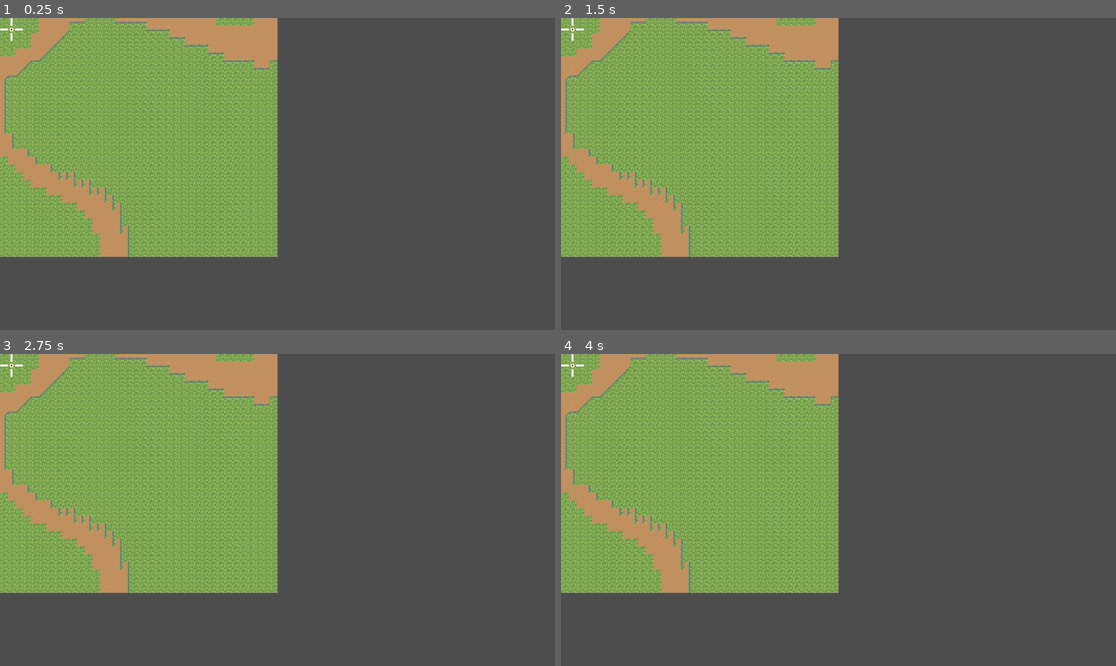
Above: before the commit, frames 1-4 (two rows, left to right).
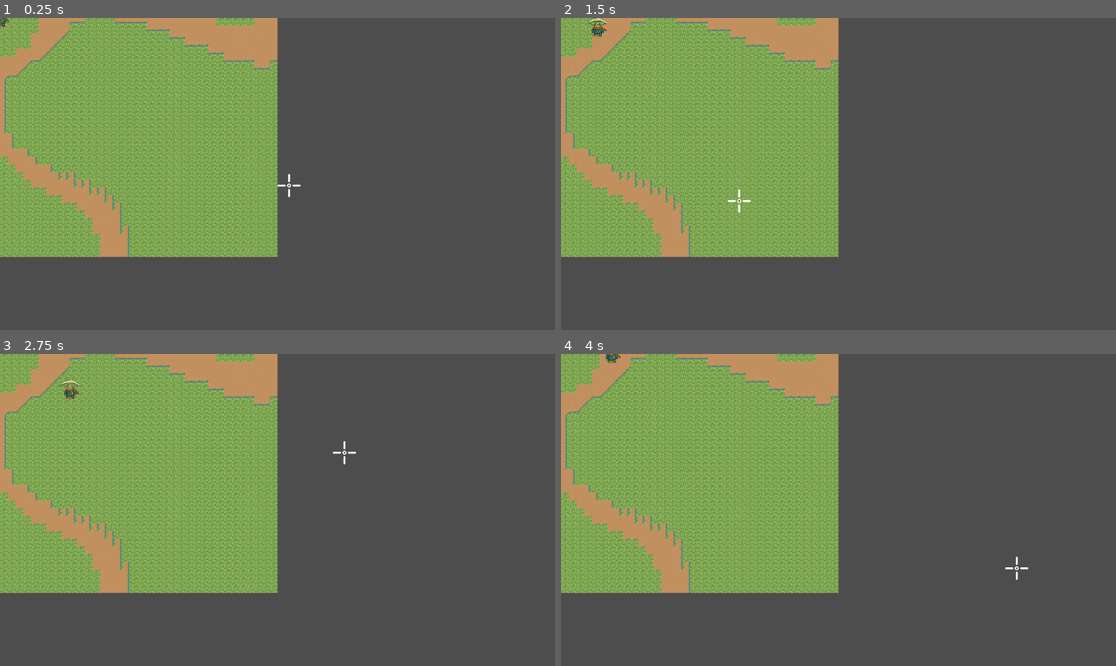
Above: after the commit, the same moments.

Repository: zoe-nks/Summer-2025-Project
Game: Godot game, scene res://scenes/main.tscn
Same seed, same stepped clock (60 frames per second), same inputs: the game is played once before the commit and once after it.
Inputs (mouse positions are in pixels of both pictures, inside the frame that each line leads up to):
- Up to frame 1 (0.25 s): no input
- Up to frame 2 (1.5 s): tap Enter at 0.5 s; move the mouse to (960, 158) at 0.52 s; hold Right (move_right) 0.53-1.28 s; move the mouse to (727, 189) at 1.27 s; hold Down (move_down) from 1.28 s (still down)
- Up to frame 3 (2.75 s): move the mouse to (333, 441) at 2.02 s; release Down (move_down) at 2.03 s; hold Right (move_right) from 2.03 s (still down)
- Up to frame 4 (4 s): move the mouse to (810, 572) at 2.77 s; release Right (move_right) at 2.78 s; hold Up (move_up) 2.78-3.53 s; move the mouse to (1005, 556) at 3.52 s; hold Left (move_left) from 3.53 s (still down)

The runs differ from the first frame. In frame 1, 0.1% of the frame differs, in the area x 0-55%, y 0-58%; in frame 2, 0.2%; in frame 3, 0.2%, in the area x 0-65%, y 0-36%; in frame 4, 0.2%.

Commit message:
Update player.tscn

Diff:
--- a/scenes/player.tscn
+++ b/scenes/player.tscn
@@ -1,70 +1,70 @@
-[gd_scene load_steps=19 format=3 uid="uid://cb2ccwfb5snha"]
+[gd_scene load_steps=19 format=3 uid="uid://bjr7n5tqshmer"]
 
 [ext_resource type="Script" uid="uid://dyp4afq33lf7h" path="res://scripts/player.gd" id="1_g2els"]
 [ext_resource type="Texture2D" uid="uid://duq13v31a0cqf" path="res://assets/idlespritesheet.PNG" id="2_g2els"]
 
-[sub_resource type="CapsuleShape2D" id="CapsuleShape2D_g2els"]
-height = 42.0
+[sub_resource type="AtlasTexture" id="AtlasTexture_g2els"]
+atlas = ExtResource("2_g2els")
+region = Rect2(7, 6, 41, 44)
 
 [sub_resource type="AtlasTexture" id="AtlasTexture_qhqgy"]
 atlas = ExtResource("2_g2els")
-region = Rect2(7, 6, 41, 44)
+region = Rect2(57, 6, 41, 44)
 
 [sub_resource type="AtlasTexture" id="AtlasTexture_dqkch"]
 atlas = ExtResource("2_g2els")
-region = Rect2(57, 6, 41, 44)
+region = Rect2(107, 6, 41, 44)
 
 [sub_resource type="AtlasTexture" id="AtlasTexture_qlg0r"]
 atlas = ExtResource("2_g2els")
-region = Rect2(107, 6, 41, 44)
+region = Rect2(157, 6, 41, 44)
 
 [sub_resource type="AtlasTexture" id="AtlasTexture_tuyoq"]
 atlas = ExtResource("2_g2els")
-region = Rect2(157, 6, 41, 44)
+region = Rect2(207, 6, 41, 44)
 
 [sub_resource type="AtlasTexture" id="AtlasTexture_fjrip"]
 atlas = ExtResource("2_g2els")
-region = Rect2(207, 6, 41, 44)
+region = Rect2(257, 6, 41, 44)
 
 [sub_resource type="AtlasTexture" id="AtlasTexture_smehm"]
 atlas = ExtResource("2_g2els")
-region = Rect2(257, 6, 41, 44)
+region = Rect2(307, 6, 41, 44)
 
 [sub_resource type="AtlasTexture" id="AtlasTexture_ur7pv"]
 atlas = ExtResource("2_g2els")
-region = Rect2(307, 6, 41, 44)
+region = Rect2(357, 6, 41, 44)
 
 [sub_resource type="AtlasTexture" id="AtlasTexture_y4r1p"]
 atlas = ExtResource("2_g2els")
-region = Rect2(357, 6, 41, 44)
+region = Rect2(407, 6, 41, 44)
 
 [sub_resource type="AtlasTexture" id="AtlasTexture_d2wvv"]
 atlas = ExtResource("2_g2els")
-region = Rect2(407, 6, 41, 44)
+region = Rect2(457, 6, 41, 44)
 
 [sub_resource type="AtlasTexture" id="AtlasTexture_3v2ag"]
 atlas = ExtResource("2_g2els")
-region = Rect2(457, 6, 41, 44)
+region = Rect2(507, 6, 41, 44)
 
 [sub_resource type="AtlasTexture" id="AtlasTexture_jej6c"]
 atlas = ExtResource("2_g2els")
-region = Rect2(507, 6, 41, 44)
+region = Rect2(557, 6, 41, 44)
 
 [sub_resource type="AtlasTexture" id="AtlasTexture_f1ej7"]
 atlas = ExtResource("2_g2els")
-region = Rect2(557, 6, 41, 44)
+region = Rect2(607, 6, 41, 44)
 
 [sub_resource type="AtlasTexture" id="AtlasTexture_oprun"]
 atlas = ExtResource("2_g2els")
-region = Rect2(607, 6, 41, 44)
-
-[sub_resource type="AtlasTexture" id="AtlasTexture_a8ls1"]
-atlas = ExtResource("2_g2els")
 region = Rect2(657, 6, 41, 44)
 
-[sub_resource type="SpriteFrames" id="SpriteFrames_qfm1y"]
+[sub_resource type="SpriteFrames" id="SpriteFrames_a8ls1"]
 animations = [{
 "frames": [{
+"duration": 1.0,
+"texture": SubResource("AtlasTexture_g2els")
+}, {
 "duration": 1.0,
 "texture": SubResource("AtlasTexture_qhqgy")
 }, {
@@ -103,32 +103,22 @@
 }, {
 "duration": 1.0,
 "texture": SubResource("AtlasTexture_oprun")
-}, {
-"duration": 1.0,
-"texture": SubResource("AtlasTexture_a8ls1")
 }],
 "loop": true,
 "name": &"default",
-"speed": 10.0
+"speed": 5.0
 }]
 
-[node name="Player" type="CharacterBody2D"]
-motion_mode = 1
+[sub_resource type="CapsuleShape2D" id="CapsuleShape2D_qfm1y"]
+height = 44.0
+
+[node name="CharacterBody2D" type="CharacterBody2D"]
 script = ExtResource("1_g2els")
 
 [node name="AnimatedSprite2D" type="AnimatedSprite2D" parent="."]
-sprite_frames = SubResource("SpriteFrames_3v2ag")
-animation = &"idle (also using for walking temp)"
-autoplay = "idle (also using for walking temp)"
+sprite_frames = SubResource("SpriteFrames_a8ls1")
+autoplay = "default"
+frame_progress = 0.400518
 
 [node name="CollisionShape2D" type="CollisionShape2D" parent="."]
-shape = SubResource("CapsuleShape2D_g2els")
-
-[node name="Camera2D" type="Camera2D" parent="."]
-zoom = Vector2(4, 4)
-position_smoothing_enabled = true
-
-[node name="idle-animated" type="AnimatedSprite2D" parent="."]
-sprite_frames = SubResource("SpriteFrames_qfm1y")
-autoplay = "default"
-frame_progress = 0.612396
+shape = SubResource("CapsuleShape2D_qfm1y")
